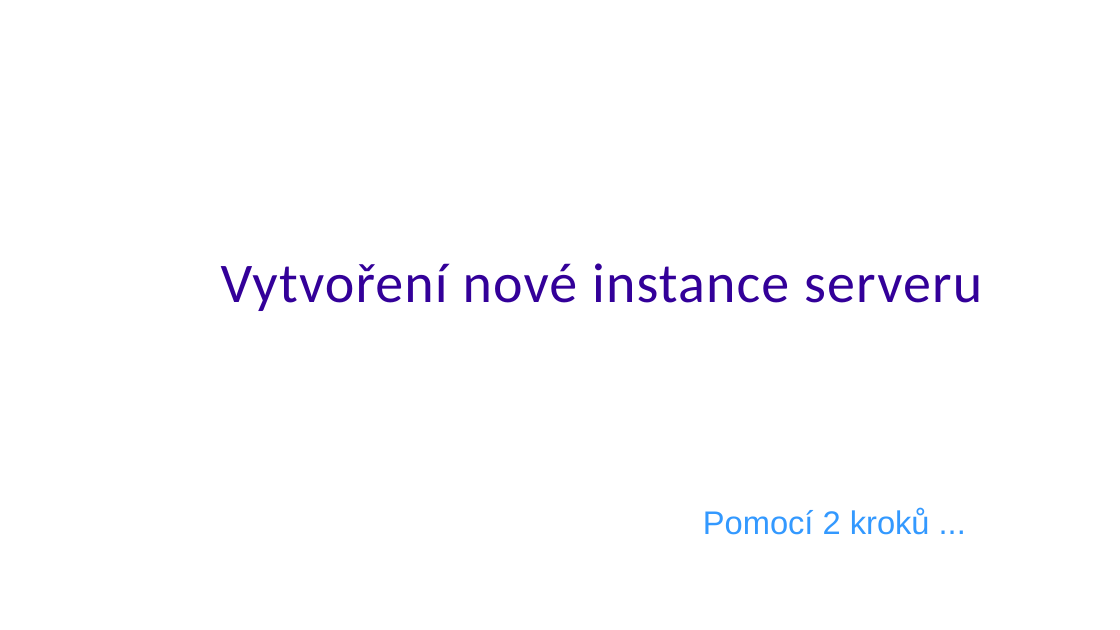
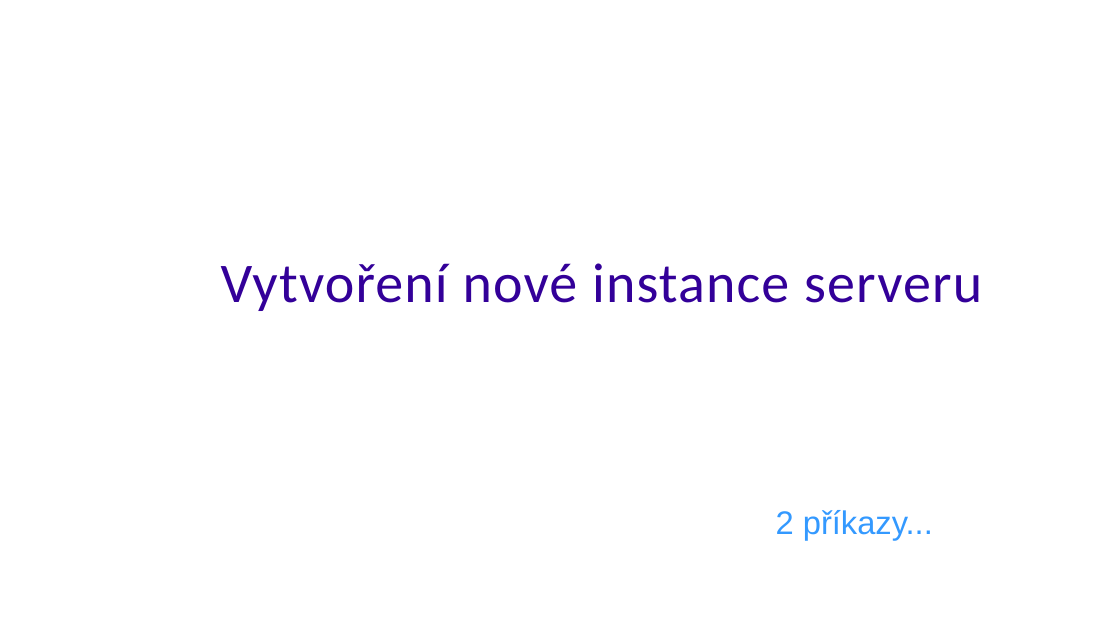
Before and after one commit to ondrej-smola/gdg_vagrant_puppet, a slide deck: slide 2 of gdg.odp (slide 3 before the commit). Drawn at 1120x630 pixels with LibreOffice and Linux fonts; fonts in the diff are those of the drawing; background and template pictures are left out. Boxes give left, top, right and bottom in pixels: in the first picture for what was removed or moved away, otherwise in the second. Text is boxed around its words. In the diff, an @@ line names an element or a change of style, - is before the commit and + after.

```diff
--- a/gdg.odp
+++ b/gdg.odp
@@ text at (776, 510, 933, 540): text changed @@
-Pomocí 2 kroků ...
+2 příkazy...
```
Also in this commit, not shown: 1 other slide changed, 1 slide removed, 1 other file.
